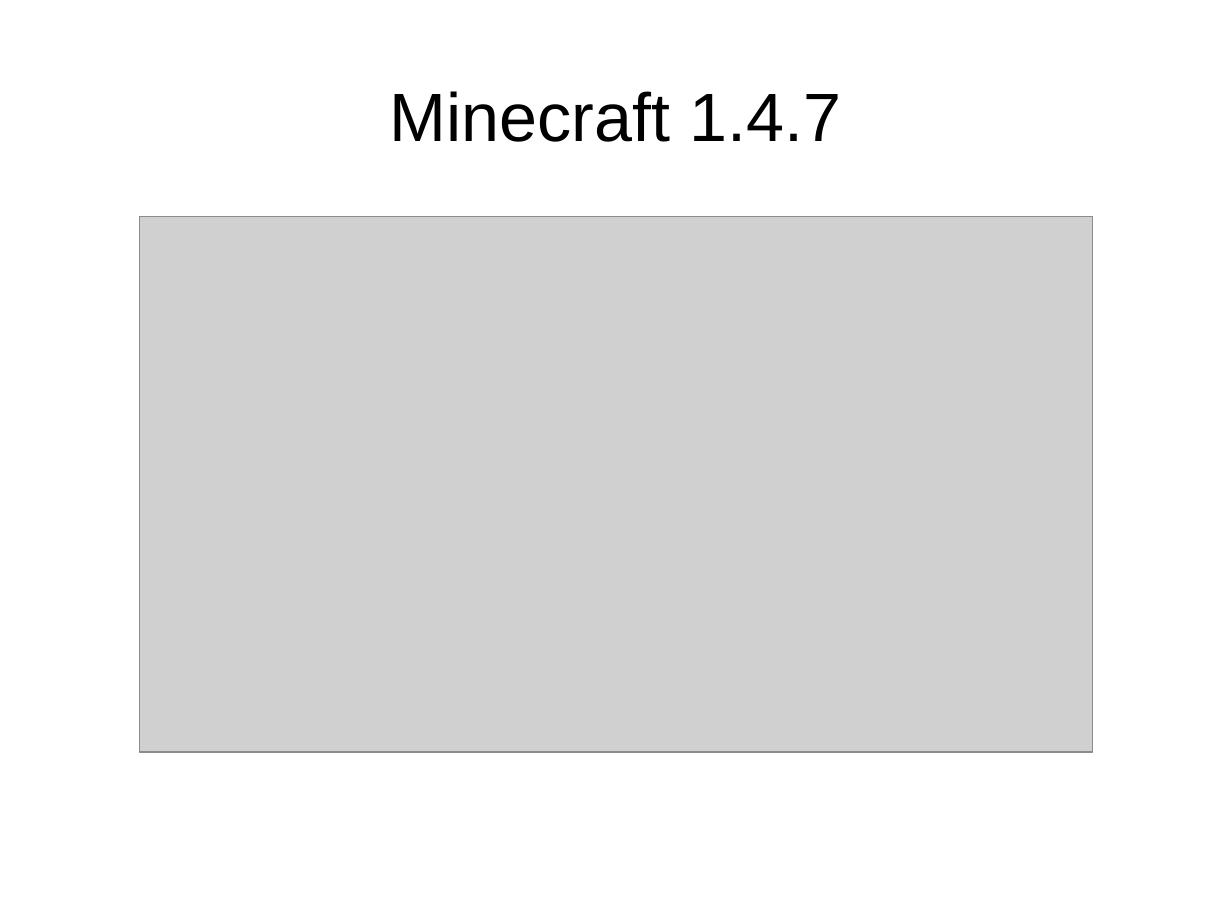
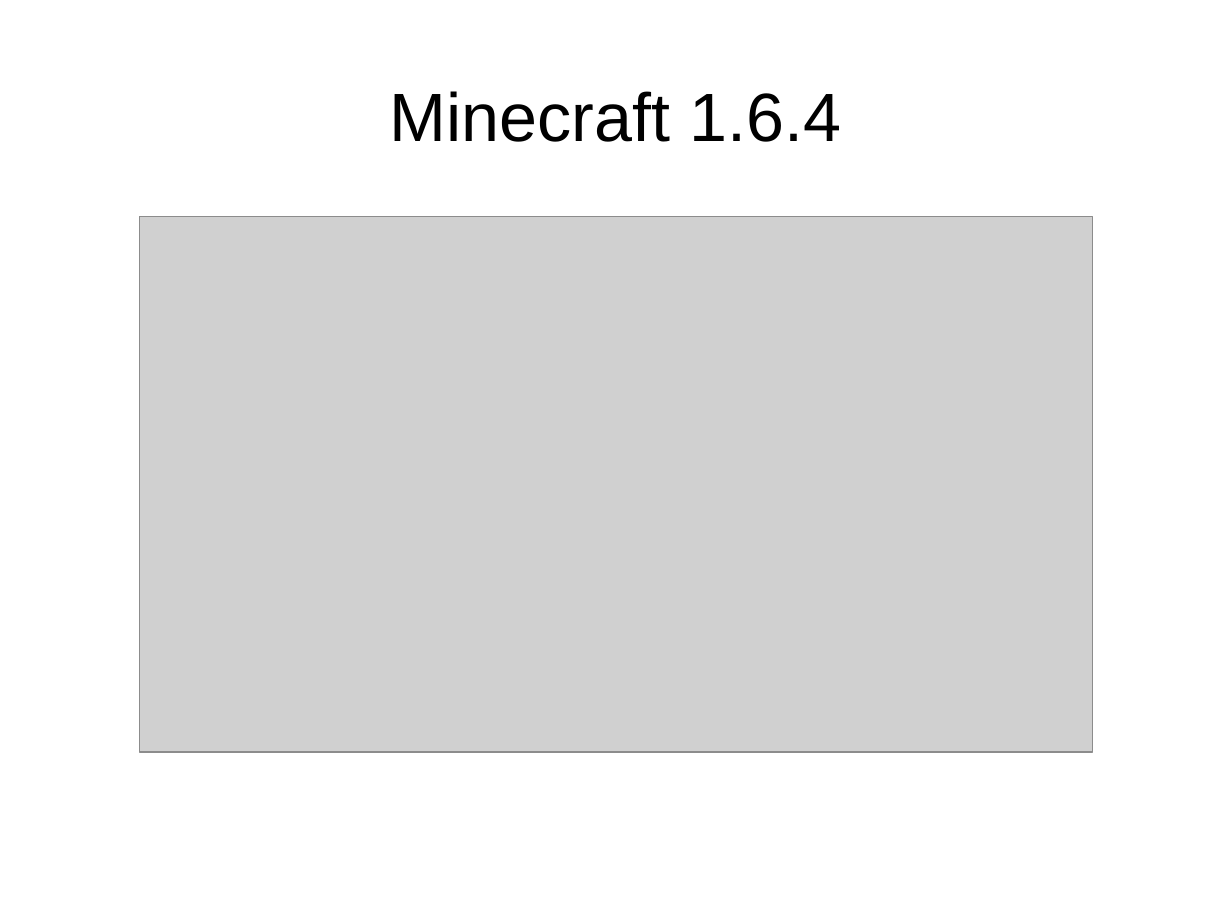
Before and after one commit to DiegoAscanio/minecraft-python, a slide deck: slide 14 of python-minecraft.odp (slide 13 before the commit). Drawn at 1232x924 pixels with LibreOffice and Linux fonts; fonts in the diff are those of the drawing; grey boxes stand for pictures. Boxes give left, top, right and bottom in pixels: in the first picture for what was removed or moved away, otherwise in the second. Text is boxed around its words. In the diff, an @@ line names an element or a change of style, - is before the commit and + after.

```diff
--- a/python-minecraft.odp
+++ b/python-minecraft.odp
@@ title at bbox=[390, 91, 841, 142]: text changed @@
-Minecraft 1.4.7
+Minecraft 1.6.4
```
Also in this commit, not shown: 5 other slides changed, 18 slides added, 2 other files.
